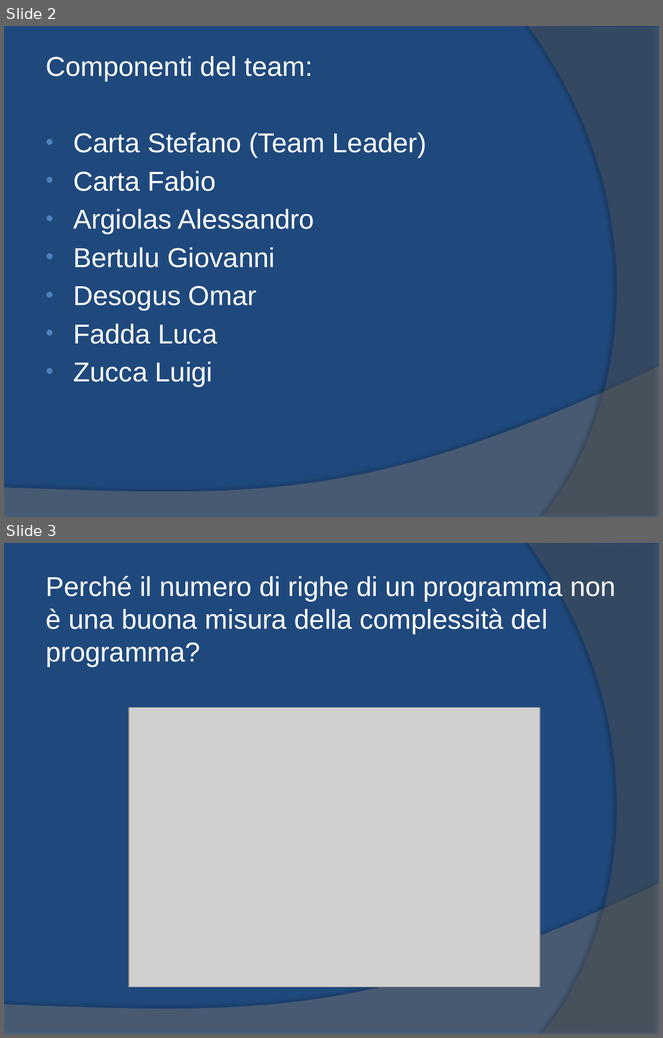
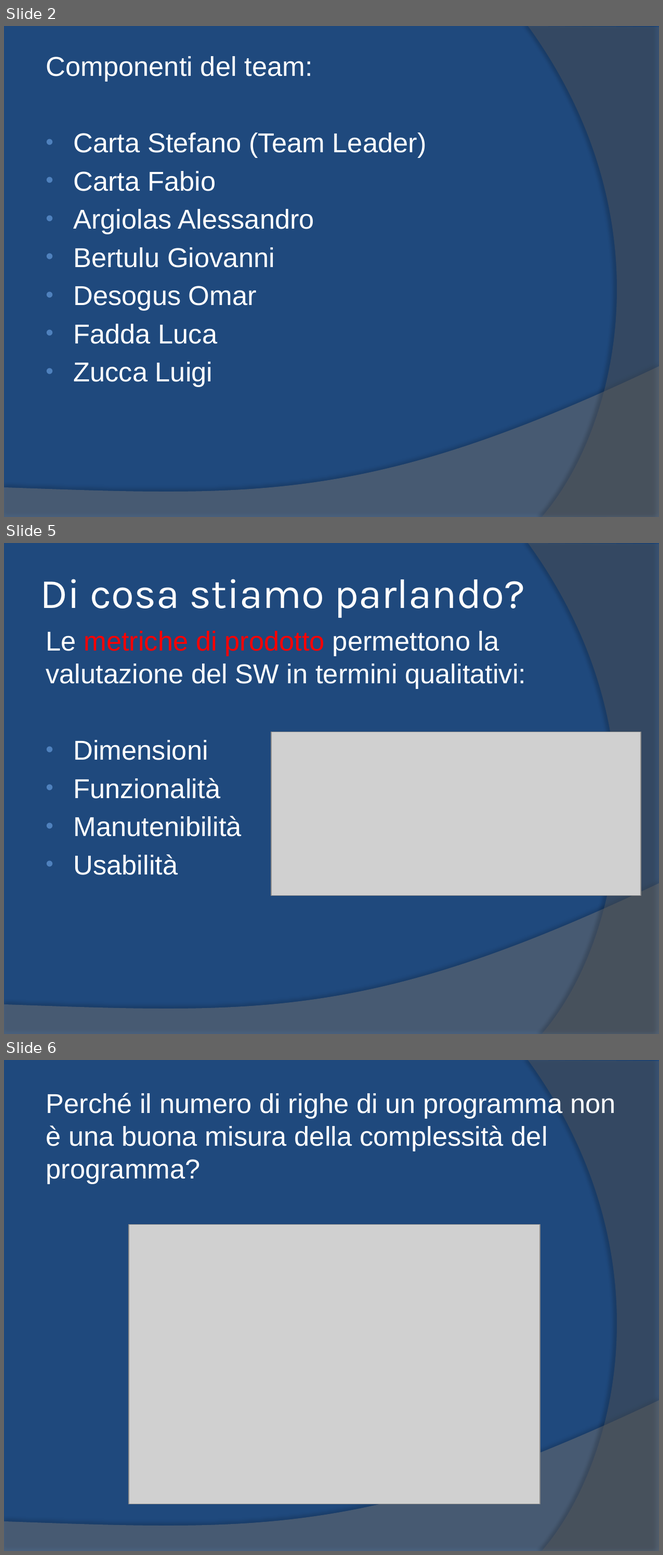
Before and after one commit to yan0z/ISW, a slide deck: Quesito 2 Team/1.ISW-Metrica.pptx. Shown one above the other, each under a label of ours: slides 2 and 3 before the commit, slides 2, 5 and 6 after it; the slides between them are not shown. The pictures are 663x1038 and 663x1555 pixels, drawn with LibreOffice and Linux fonts; fonts in the diff are those of the drawing; grey boxes stand for pictures. Boxes give left, top, right and bottom in pixels: in the first picture for what was removed or moved away, otherwise in the second. Text is boxed around its words. In the diff, an @@ line names an element or a change of style, - is before the commit and + after.

```diff
--- a/Quesito 2 Team/1.ISW-Metrica.pptx
+++ b/Quesito 2 Team/1.ISW-Metrica.pptx
@@ slide 5 added at [4,543,659,1034], background #1F497D; not listed: 2 template elements that a slide beside it also shows @@
@@ title added at [40,579,526,618], 46 pt, text #FFFFFF @@
+Di cosa stiamo parlando?
@@ text added at [46,631,526,875], 30 pt, text #FFFFFF @@
+Le metriche di prodotto permettono la valutazione del SW in termini qualitativi:
+• Dimensioni
+• Funzionalità
+• Manutenibilità
+• Usabilità
@@ picture added at [271,732,641,896] @@
@@ what was slide 3 is now slide 6 @@
```
Also in this commit, not shown: 2 slides changed, 6 other slides added, 6 other files.
